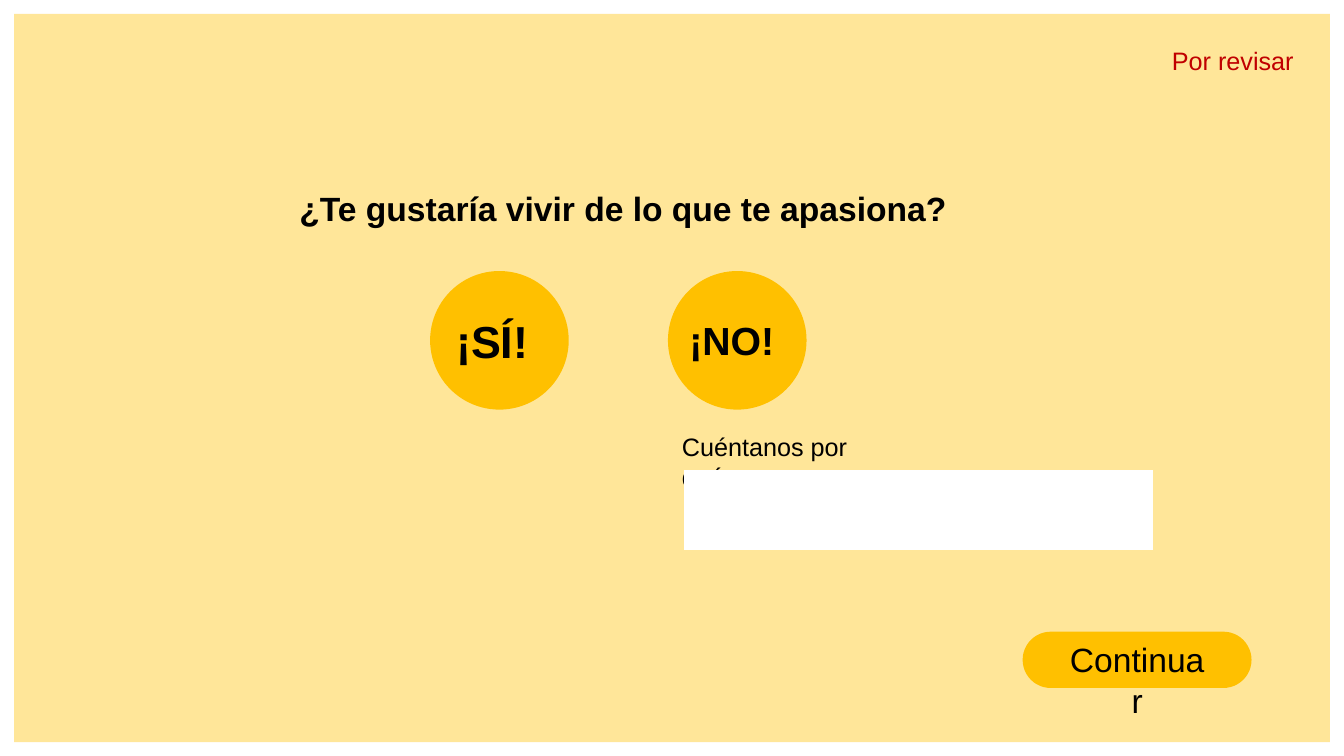
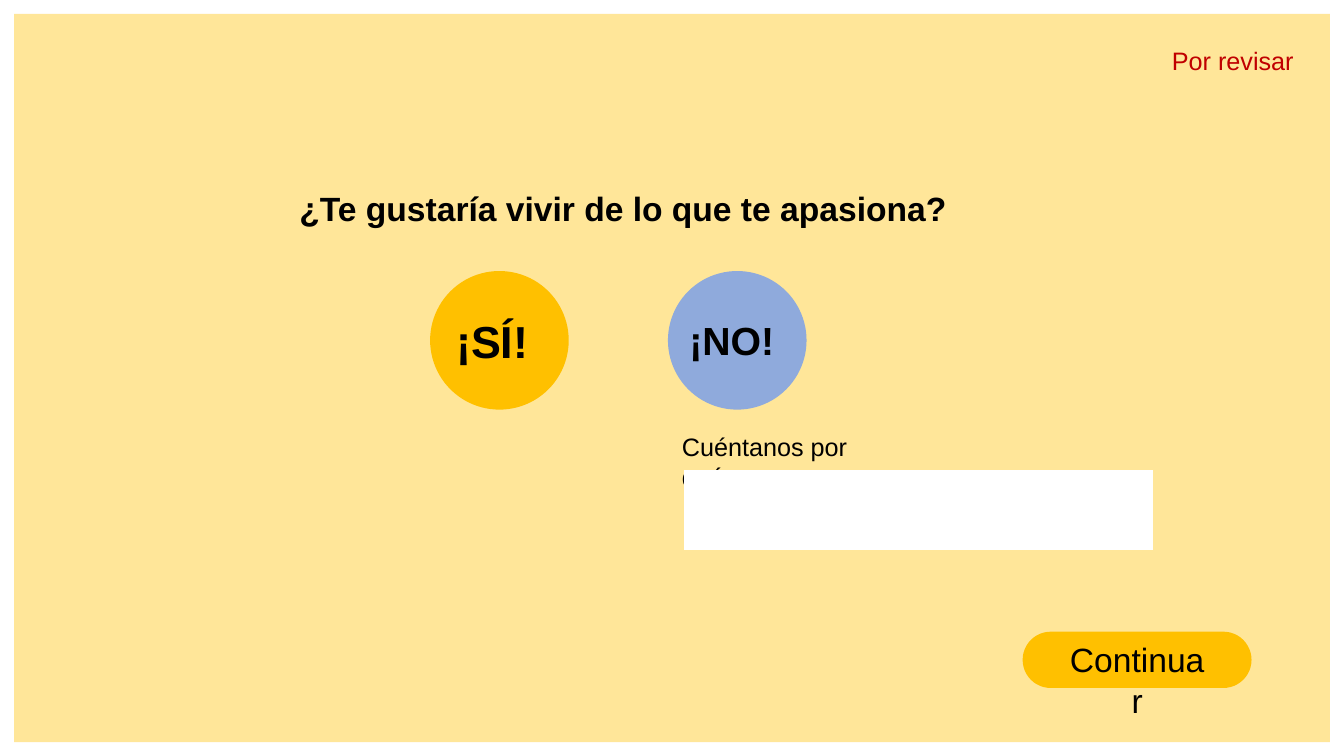
Before and after one commit to juan-orjuela-q/cuestionario-ayaka, a slide deck: slide 8 of info/EstructuraLandingInvestigacionCreativa.pptx. Drawn at 1344x756 pixels with LibreOffice and Linux fonts; fonts in the diff are those of the drawing. Boxes give left, top, right and bottom in pixels: in the first picture for what was removed or moved away, otherwise in the second. Text is boxed around its words. In the diff, an @@ line names an element or a change of style, - is before the commit and + after.

```diff
--- a/info/EstructuraLandingInvestigacionCreativa.pptx
+++ b/info/EstructuraLandingInvestigacionCreativa.pptx
@@ ellipse at bbox=[668, 271, 808, 410]: fill #FFC000 to #8FAADC @@
```
Also in this commit, not shown: 10 other files.
